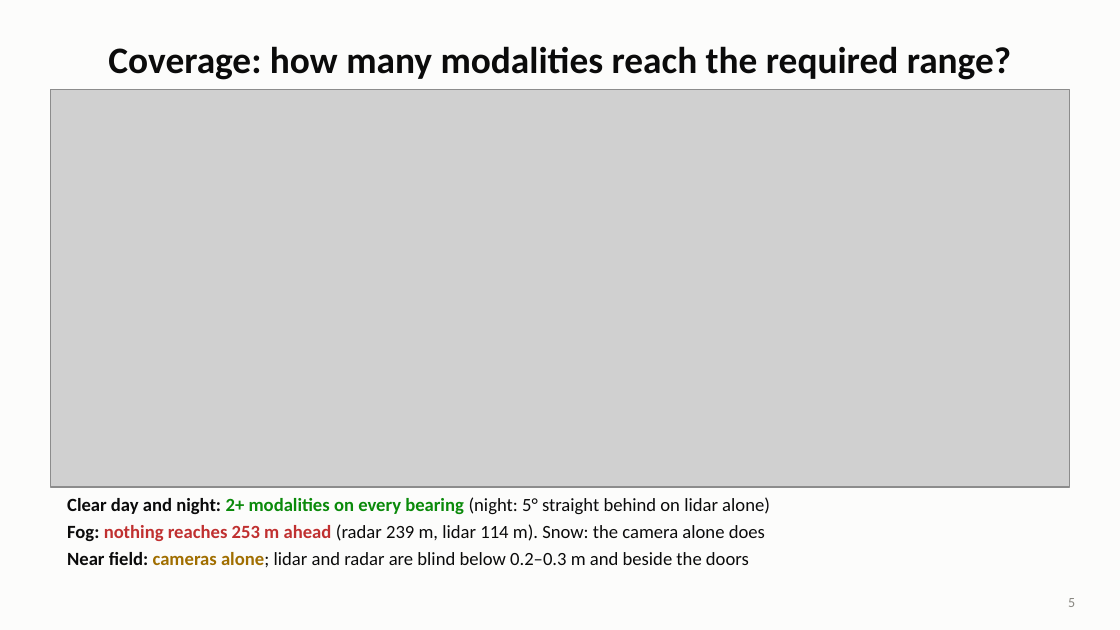
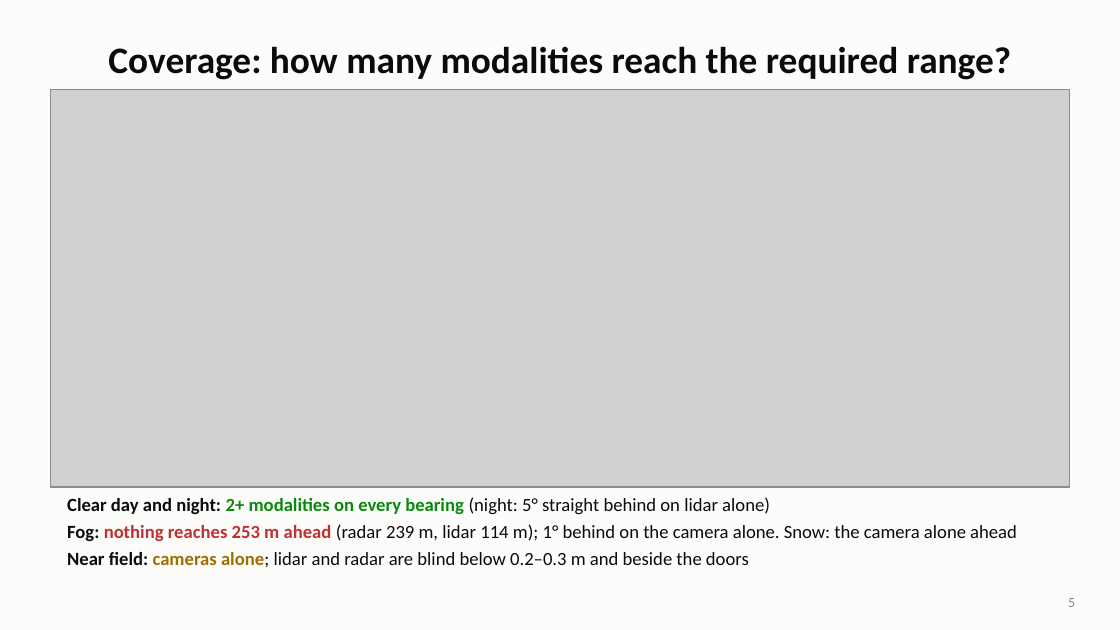
Before and after one commit to matyasgp/kozma_excercise3, a slide deck: slide 5 of slides/pitch.pptx. Drawn at 1120x630 pixels with LibreOffice and Linux fonts; fonts in the diff are those of the drawing; grey boxes stand for pictures. Boxes give left, top, right and bottom in pixels: in the first picture for what was removed or moved away, otherwise in the second. Text is boxed around its words. In the diff, an @@ line names an element or a change of style, - is before the commit and + after.

```diff
--- a/slides/pitch.pptx
+++ b/slides/pitch.pptx
@@ text at <box>67,524,1017,541</box>: text changed @@
-Fog: nothing reaches 253 m ahead (radar 239 m, lidar 114 m). Snow: the camera alone does
+Fog: nothing reaches 253 m ahead (radar 239 m, lidar 114 m); 1° behind on the camera alone. Snow: the camera alone ahead
```
Also in this commit, not shown: 2 other slides changed, 26 other files.
